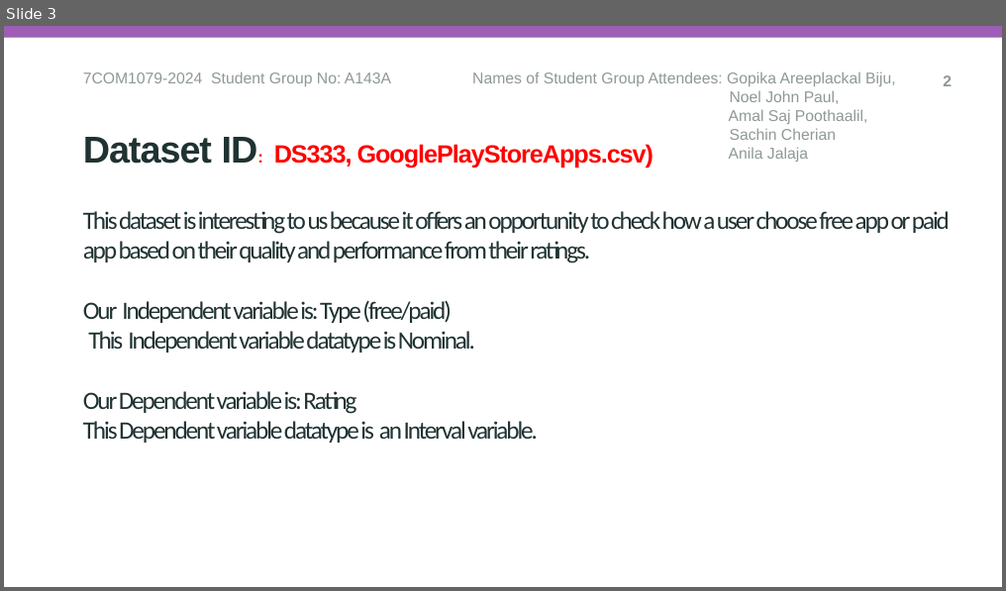
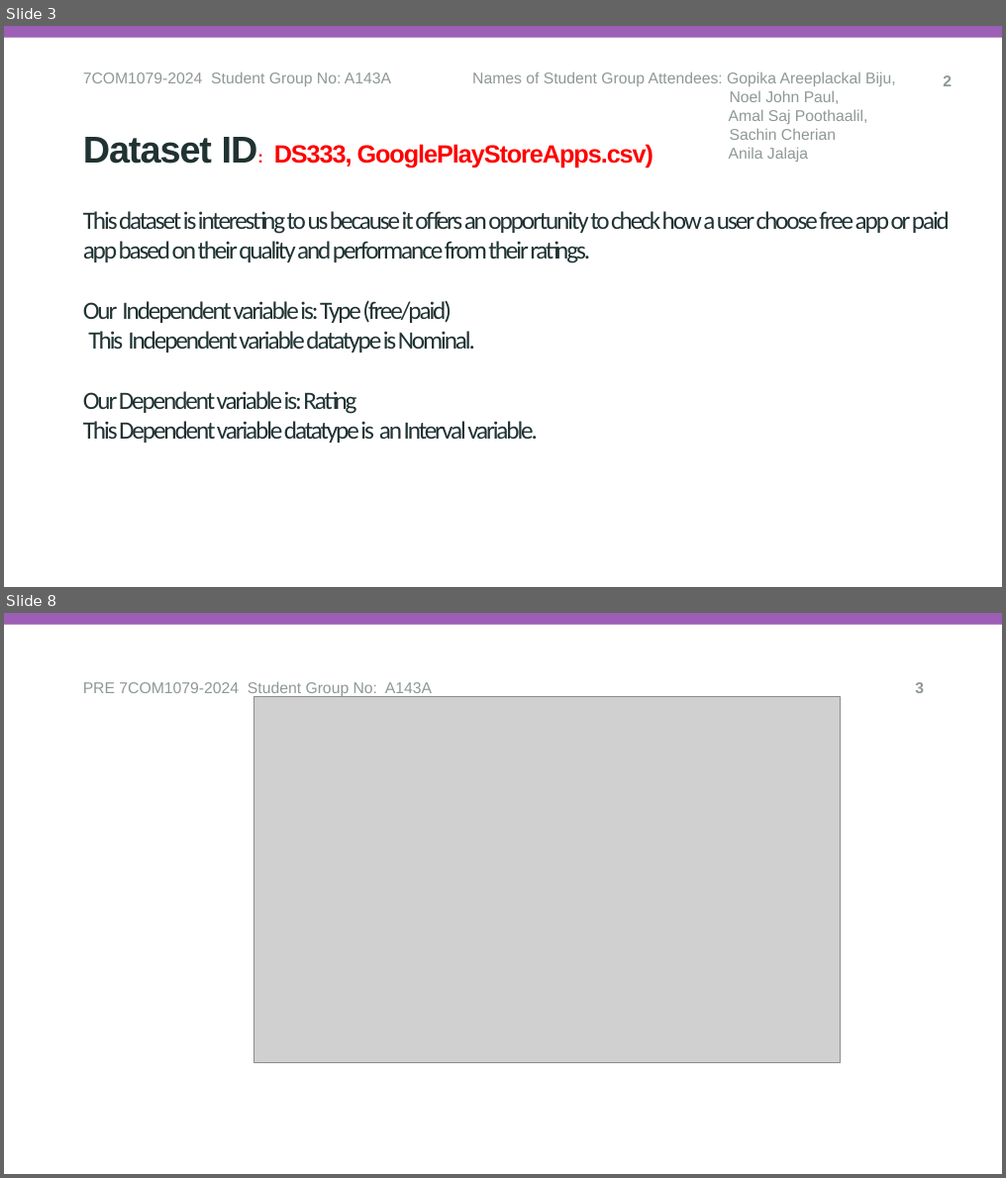
Before and after one commit to noelpaul07/A143A, a slide deck: reseach_question_presentation.pptx. Shown one above the other, each under a label of ours: slide 3 before the commit, slides 3 and 8 after it; the slides between them are not shown. The pictures are 1006x591 and 1006x1178 pixels, drawn with LibreOffice and Linux fonts; fonts in the diff are those of the drawing; grey boxes stand for pictures; background and template pictures are left out. Boxes give left, top, right and bottom in pixels: in the first picture for what was removed or moved away, otherwise in the second. Text is boxed around its words. In the diff, an @@ line names an element or a change of style, - is before the commit and + after.

```diff
--- a/reseach_question_presentation.pptx
+++ b/reseach_question_presentation.pptx
@@ slide 8 added at [4, 613, 1002, 1174], background #FFFFFF; not listed: 1 template element that a slide beside it also shows @@
@@ text added at [83, 681, 432, 697], 15 pt, text #8F9898 @@
+PRE 7COM1079-2024 Student Group No: A143A
@@ picture added at [254, 697, 841, 1063] @@
@@ text added at [915, 682, 924, 693], 15 pt, text #8F9898, bold @@
+3
```
Also in this commit, not shown: 2 slides changed, 3 other slides added.
